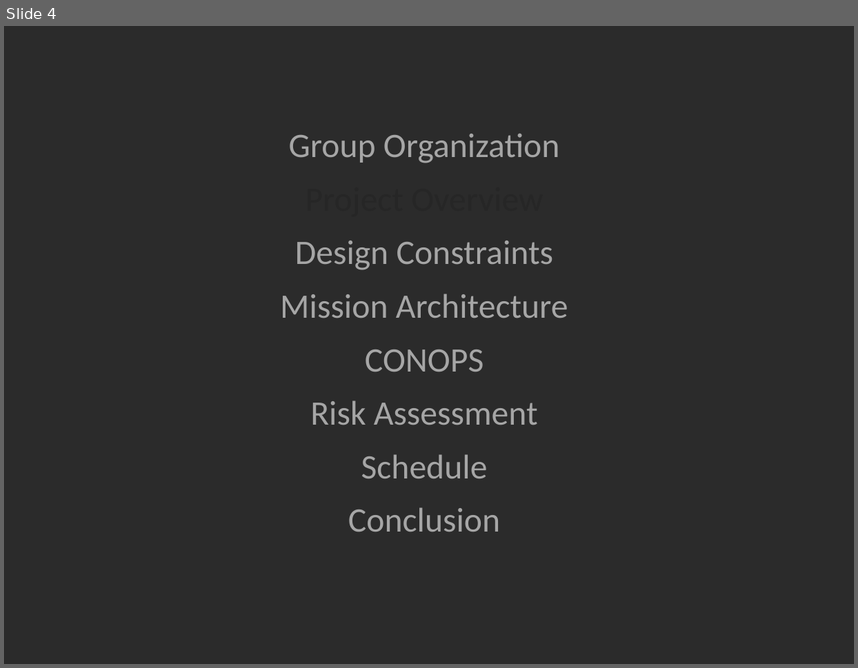
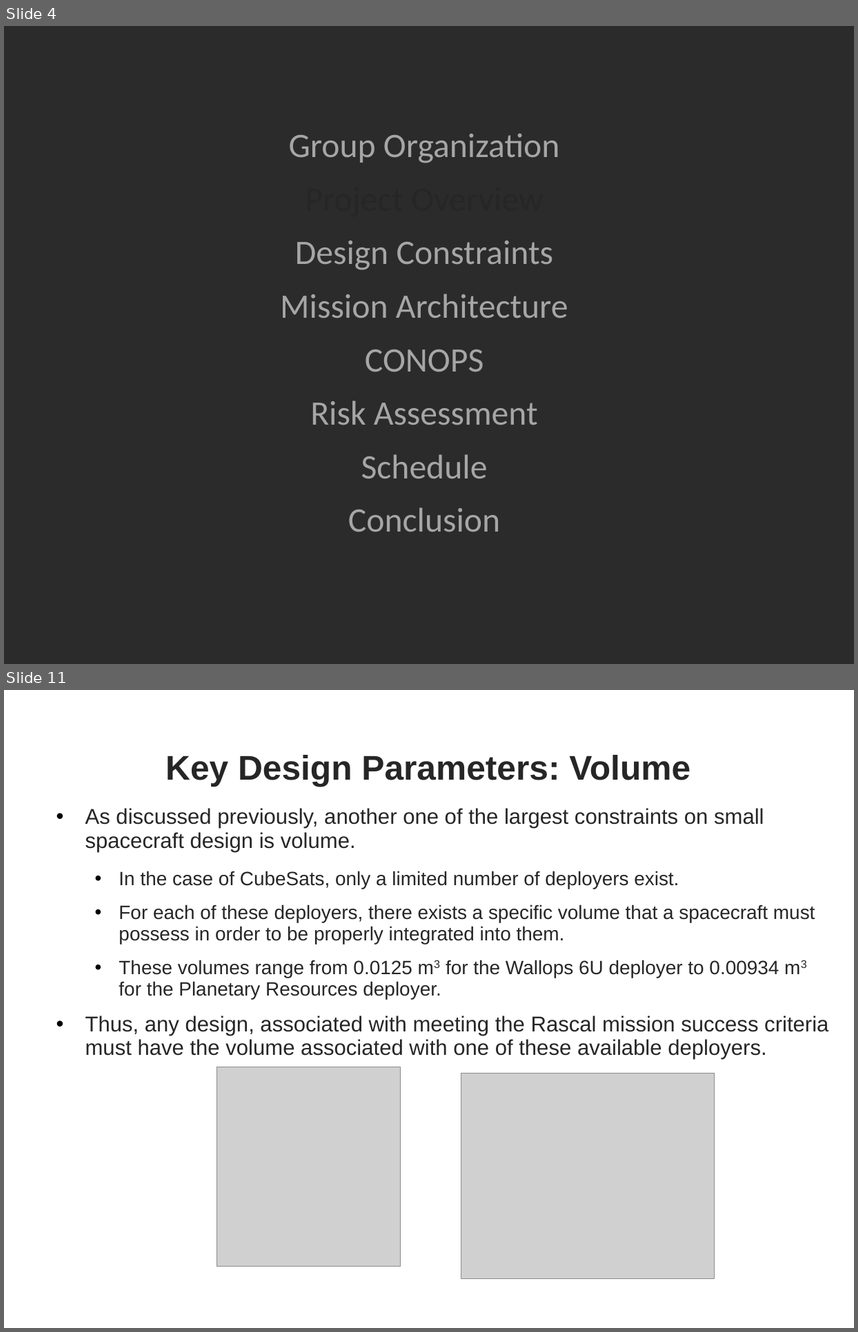
Before and after one commit to RascalSeniorDesign/Preliminary-Design, a slide deck: CMQA/Presentations/First Semester Presentation.pptx. Shown one above the other, each under a label of ours: slide 4 before the commit, slides 4 and 11 after it; the slides between them are not shown. The pictures are 858x668 and 858x1332 pixels, drawn with LibreOffice and Linux fonts; fonts in the diff are those of the drawing; grey boxes stand for pictures; background and template pictures are left out; a plain dark background stands for a picture behind light text. Boxes give left, top, right and bottom in pixels: in the first picture for what was removed or moved away, otherwise in the second. Text is boxed around its words. In the diff, an @@ line names an element or a change of style, - is before the commit and + after.

Commit message:
added design constraints

```diff
--- a/CMQA/Presentations/First Semester Presentation.pptx
+++ b/CMQA/Presentations/First Semester Presentation.pptx
@@ slide 11 added at [4,690,854,1328], background picture (left out) @@
@@ title added at [165,755,691,786], 32 pt, text #262626, bold @@
+Key Design Parameters: Volume
@@ text added at [85,808,829,1060], 18 pt, text #262626 @@
+• As discussed previously, another one of the largest constraints on small spacecraft design is volume.
+  • In the case of CubeSats, only a limited number of deployers exist.
+  • For each of these deployers, there exists a specific volume that a spacecraft must possess in order to be properly integrated into them.
+  • These volumes range from 0.0125 m3 for the Wallops 6U deployer to 0.00934 m3 for the Planetary Resources deployer.
+• Thus, any design, associated with meeting the Rascal mission success criteria must have the volume associated with one of these available deployers.
@@ picture added at [217,1067,401,1266] @@
@@ picture added at [461,1074,715,1279] @@
@@ page number added at [809,1305,839,1328], 14 pt, text #FFFFFF @@
+11
```
Also in this commit, not shown: 2 slides changed, 6 other slides added, 1 slide removed.
